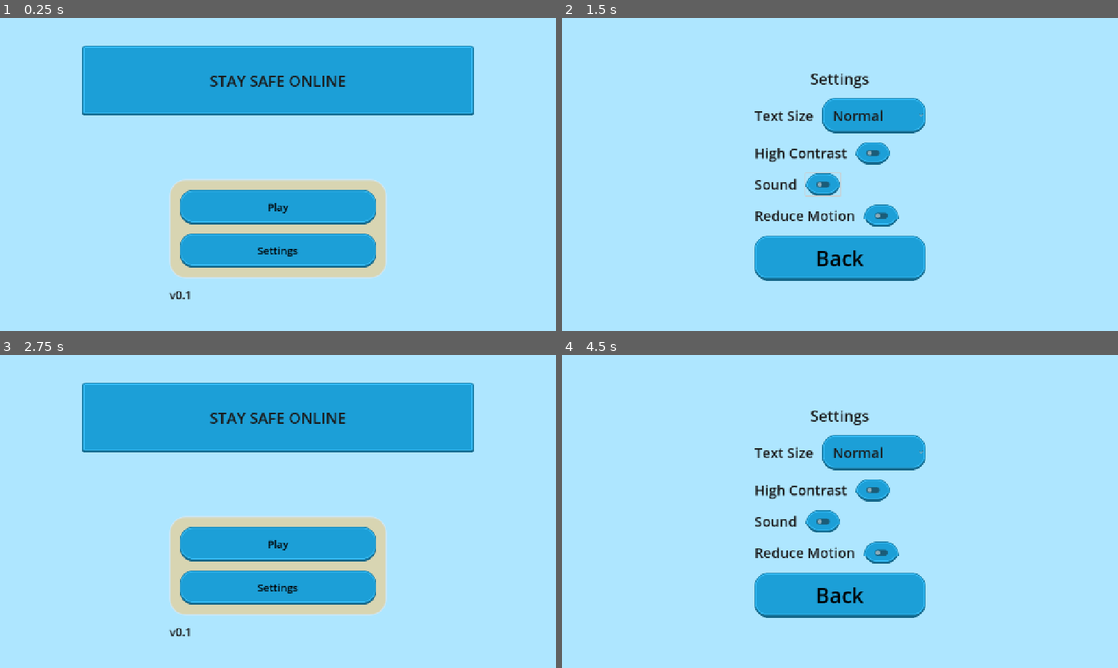
Above: before the commit, frames 1-4 (two rows, left to right).
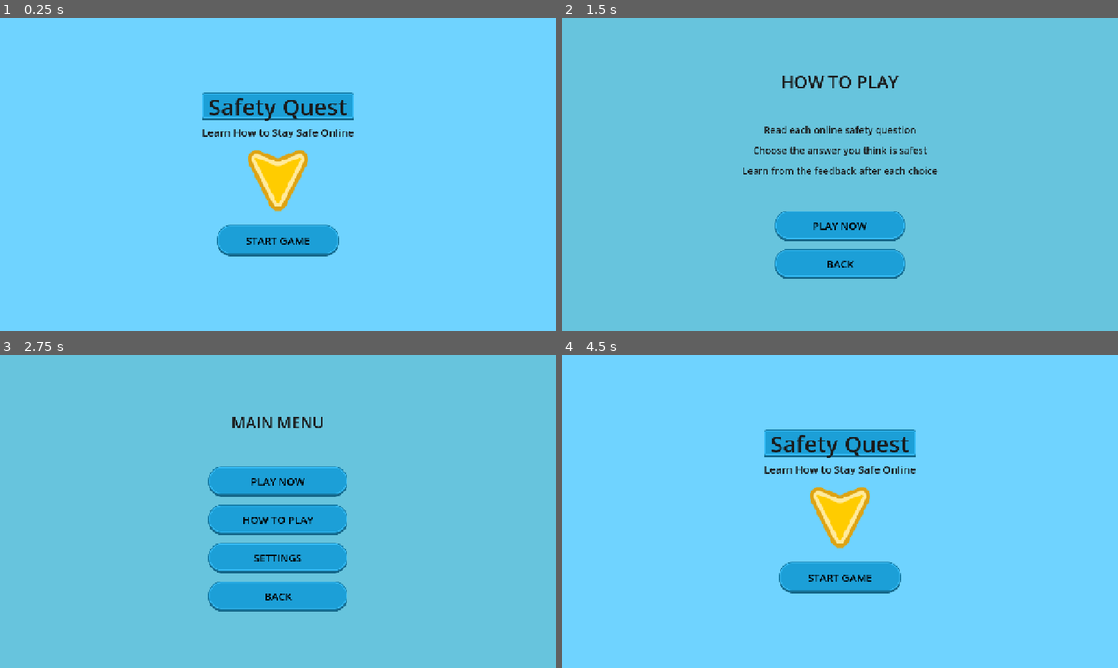
Above: after the commit, the same moments.

Repository: stackedStewart/online-safety-gamified-prototype
Game: Godot game, scene res://scenes/main.tscn
Two runs of this game, one before a commit and one after it. Both use one fixed random seed, a clock stepped at 60 frames per second and the inputs below.
Inputs (mouse positions are in pixels of both pictures, inside the frame that each line leads up to):
- Up to frame 1 (0.25 s): no input
- Up to frame 2 (1.5 s): click (840, 249) at 0.5 s, where only the run before the commit has a clickable "Settings"; click (840, 183) at 1.25 s, where only the run after the commit has a clickable "HOW TO PLAY"
- Up to frame 3 (2.75 s): click "Back" (after the commit: "BACK") at 2 s
- Up to frame 4 (4.5 s): click "Settings" (after the commit: "SETTINGS") at 2.75 s; click "Back" at 3.5 s; click (840, 596) at 4.25 s, where only the run after the commit has a clickable "BACK"

The runs differ from the first frame. In frame 1, 98% of the frame differs, in the area x 0-100%, y 0-100%; in frame 2, 98%; in frame 3, 97%; in frame 4, 99%.

Commit message:
additional UI fixed

Diff:
--- a/project.godot
+++ b/project.godot
@@ -14,6 +14,8 @@
 run/main_scene="uid://c1o7cfu53icnv"
 config/features=PackedStringArray("4.5", "GL Compatibility")
 config/icon="res://icon.svg"
+config/snap/snap_2d_transforms_to_pixel=false
+config/hdr_2d=false
 
 [autoload]
 
@@ -29,5 +31,7 @@
 
 [rendering]
 
+textures/canvas_textures/default_texture_filter=0
+textures/canvas_textures/default_texture_repeat=1
 renderer/rendering_method="gl_compatibility"
 renderer/rendering_method.mobile="gl_compatibility"
--- /dev/null
+++ b/scenes/how_to_play.gd
@@ -0,0 +1,28 @@
+extends Control
+
+@onready var play_now_button: Button = $Margin/Layout/ButtonWrap/ButtonColumn/PlayNowButton
+@onready var back_button: Button = $Margin/Layout/ButtonWrap/ButtonColumn/BackButton
+@onready var background: ColorRect = $Background
+
+func _ready() -> void:
+	play_now_button.pressed.connect(_on_play_now_pressed)
+	back_button.pressed.connect(_on_back_pressed)
+
+	if not Settings.changed.is_connected(apply_accessibility):
+		Settings.changed.connect(apply_accessibility)
+
+	apply_accessibility()
+
+func _on_play_now_pressed() -> void:
+	get_tree().change_scene_to_file("res://scenes/challenge_shell.tscn")
+
+func _on_back_pressed() -> void:
+	get_tree().change_scene_to_file("res://scenes/menu.tscn")
+
+func apply_accessibility() -> void:
+	UITheme.apply_theme(self)
+
+	if Settings.high_contrast:
+		background.color = Color.BLACK
+	else:
+		background.color = Color("67c4dd")
--- /dev/null
+++ b/scenes/how_to_play.tscn
@@ -0,0 +1,111 @@
+[gd_scene load_steps=2 format=3 uid="uid://drkncs0ktmyby"]
+
+[ext_resource type="Script" uid="uid://cvtflwxi0y7x1" path="res://scenes/how_to_play.gd" id="1_d4i75"]
+
+[node name="HowToPlay" type="Control"]
+layout_mode = 3
+anchors_preset = 15
+anchor_right = 1.0
+anchor_bottom = 1.0
+grow_horizontal = 2
+grow_vertical = 2
+script = ExtResource("1_d4i75")
+
+[node name="Background" type="ColorRect" parent="."]
+layout_mode = 1
+anchors_preset = 15
+anchor_right = 1.0
+anchor_bottom = 1.0
+grow_horizontal = 2
+grow_vertical = 2
+color = Color(0.40392157, 0.76862746, 0.8666667, 1)
+
+[node name="Margin" type="MarginContainer" parent="."]
+layout_mode = 1
+anchors_preset = 15
+anchor_right = 1.0
+anchor_bottom = 1.0
+grow_horizontal = 2
+grow_vertical = 2
+theme_override_constants/margin_left = 80
+theme_override_constants/margin_top = 60
+theme_override_constants/margin_right = 80
+theme_override_constants/margin_bottom = 60
+
+[node name="Layout" type="VBoxContainer" parent="Margin"]
+layout_mode = 2
+alignment = 1
+
+[node name="TopSpacer" type="Control" parent="Margin/Layout"]
+custom_minimum_size = Vector2(0, 60)
+layout_mode = 2
+
+[node name="TitleLabel" type="Label" parent="Margin/Layout"]
+layout_mode = 2
+theme_override_font_sizes/font_size = 40
+text = "HOW TO PLAY"
+horizontal_alignment = 1
+
+[node name="TitleGap" type="Control" parent="Margin/Layout"]
+custom_minimum_size = Vector2(0, 28)
+layout_mode = 2
+
+[node name="InstructionWrap" type="CenterContainer" parent="Margin/Layout"]
+layout_mode = 2
+size_flags_vertical = 4
+
+[node name="InstructionColumn" type="VBoxContainer" parent="Margin/Layout/InstructionWrap"]
+layout_mode = 2
+theme_override_constants/separation = 16
+alignment = 1
+
+[node name="Step1Label" type="Label" parent="Margin/Layout/InstructionWrap/InstructionColumn"]
+custom_minimum_size = Vector2(520, 0)
+layout_mode = 2
+theme_override_font_sizes/font_size = 22
+text = "Read each online safety question"
+horizontal_alignment = 1
+autowrap_mode = 3
+
+[node name="Step2Label" type="Label" parent="Margin/Layout/InstructionWrap/InstructionColumn"]
+custom_minimum_size = Vector2(520, 0)
+layout_mode = 2
+theme_override_font_sizes/font_size = 22
+text = "Choose the answer you think is safest"
+horizontal_alignment = 1
+autowrap_mode = 3
+
+[node name="Step3Label" type="Label" parent="Margin/Layout/InstructionWrap/InstructionColumn"]
+custom_minimum_size = Vector2(520, 0)
+layout_mode = 2
+theme_override_font_sizes/font_size = 22
+text = "Learn from the feedback after each choice"
+horizontal_alignment = 1
+autowrap_mode = 3
+
+[node name="ButtonGap" type="Control" parent="Margin/Layout"]
+custom_minimum_size = Vector2(0, 36)
+layout_mode = 2
+
+[node name="ButtonWrap" type="CenterContainer" parent="Margin/Layout"]
+layout_mode = 2
+size_flags_vertical = 4
+
+[node name="ButtonColumn" type="VBoxContainer" parent="Margin/Layout/ButtonWrap"]
+layout_mode = 2
+theme_override_constants/separation = 18
+alignment = 1
+
+[node name="PlayNowButton" type="Button" parent="Margin/Layout/ButtonWrap/ButtonColumn"]
+custom_minimum_size = Vector2(300, 64)
+layout_mode = 2
+text = "PLAY NOW"
+
+[node name="BackButton" type="Button" parent="Margin/Layout/ButtonWrap/ButtonColumn"]
+custom_minimum_size = Vector2(300, 64)
+layout_mode = 2
+text = "BACK"
+
+[node name="BottomSpacer" type="Control" parent="Margin/Layout"]
+custom_minimum_size = Vector2(0, 60)
+layout_mode = 2
--- a/scenes/main.gd
+++ b/scenes/main.gd
@@ -1,7 +1,8 @@
 extends Node
 
+# directs to start/splash screen
 func _ready() -> void:
-	call_deferred("_go_to_menu")
+	call_deferred("_go_to_start")
 
-func _go_to_menu() -> void:
-	get_tree().change_scene_to_file("res://scenes/menu.tscn")
+func _go_to_start() -> void:
+	get_tree().change_scene_to_file("res://scenes/start.tscn")
--- a/scenes/menu.gd
+++ b/scenes/menu.gd
@@ -1,12 +1,17 @@
 extends Control
 
-@onready var play_button: Button = $CenterContainer/Margin/Layout/MenuCard/Buttons/PlayButton
-@onready var settings_button: Button = $CenterContainer/Margin/Layout/MenuCard/Buttons/SettingsButton
+@onready var play_button: Button = $Margin/Layout/ButtonWrap/ButtonColumn/PlayButton
+@onready var how_to_play_button: Button = $Margin/Layout/ButtonWrap/ButtonColumn/HowToPlayButton
+@onready var settings_button: Button = $Margin/Layout/ButtonWrap/ButtonColumn/SettingsButton
+@onready var back_button: Button = $Margin/Layout/ButtonWrap/ButtonColumn/BackButton
+@onready var background: ColorRect = $Background
 
 func _ready() -> void:
 	# Button signals (code-based connection)
 	play_button.pressed.connect(_on_play_pressed)
 	settings_button.pressed.connect(_on_settings_pressed)
+	back_button.pressed.connect(_on_back_pressed)
+	how_to_play_button.pressed.connect(_on_how_to_play_pressed)
 
 	# Apply accessibility now + whenever Settings change
 	Settings.changed.connect(apply_accessibility)
@@ -16,21 +21,26 @@
 	GameState.reset_run()
 	get_tree().change_scene_to_file("res://scenes/challenge_shell.tscn")
 
+func _on_how_to_play_pressed() -> void:
+	get_tree().change_scene_to_file("res://scenes/how_to_play.tscn")
+
 func _on_settings_pressed() -> void:
 	get_tree().change_scene_to_file("res://scenes/settings_screen.tscn")
 
+func _on_back_pressed() -> void:
+	get_tree().change_scene_to_file("res://scenes/start.tscn")
+
 
 func apply_accessibility() -> void:
+	UITheme.apply_theme(self)
 
 	# Background (optional)
 	var bg := get_node_or_null("Background")
 	if bg != null and bg is ColorRect:
-		(bg as ColorRect).color = Color("#000000") if Settings.high_contrast else Color("#AEE6FF")
+		(bg as ColorRect).color = Color("#000000") if Settings.high_contrast else Color("#67c4dd")
 
 
 
-	var title := $CenterContainer/Margin/Layout/Header/TitleWrap/TitleBanner/TitleLabel
+	var title := $Margin/Layout/TitleLabel
 	if title:
 		title.add_theme_font_size_override("font_size", int(36 * Settings.text_scale))
-
-	UITheme.apply_theme(self)
--- a/scenes/menu.tscn
+++ b/scenes/menu.tscn
@@ -1,7 +1,6 @@
-[gd_scene load_steps=3 format=3 uid="uid://4nwf3xcpg3qf"]
+[gd_scene load_steps=2 format=3 uid="uid://4nwf3xcpg3qf"]
 
 [ext_resource type="Script" uid="uid://b7x8t1yijfand" path="res://scenes/menu.gd" id="1_yqeox"]
-[ext_resource type="Texture2D" uid="uid://dxt23h4qwmqtg" path="res://assets/ui/kenney/titleBanner/button_rectangle_depth_flat.png" id="3_con2f"]
 
 [node name="Menu" type="Control"]
 layout_mode = 3
@@ -19,95 +18,67 @@
 anchor_bottom = 1.0
 grow_horizontal = 2
 grow_vertical = 2
-color = Color(0.43529412, 0.827451, 1, 1)
+color = Color(0.40392157, 0.76862746, 0.8666667, 1)
 
-[node name="CenterContainer" type="CenterContainer" parent="."]
-custom_minimum_size = Vector2(900, 0)
+[node name="Margin" type="MarginContainer" parent="."]
 layout_mode = 1
 anchors_preset = 15
 anchor_right = 1.0
 anchor_bottom = 1.0
 grow_horizontal = 2
 grow_vertical = 2
+theme_override_constants/margin_left = 80
+theme_override_constants/margin_top = 60
+theme_override_constants/margin_right = 80
+theme_override_constants/margin_bottom = 60
 
-[node name="Margin" type="MarginContainer" parent="CenterContainer"]
+[node name="Layout" type="VBoxContainer" parent="Margin"]
+layout_mode = 2
+alignment = 1
+
+[node name="TopSpacer" type="Control" parent="Margin/Layout"]
+custom_minimum_size = Vector2(0, 70)
 layout_mode = 2
 
-[node name="Layout" type="VBoxContainer" parent="CenterContainer/Margin"]
+[node name="TitleLabel" type="Label" parent="Margin/Layout"]
+layout_mode = 2
+theme_override_font_sizes/font_size = 40
+text = "MAIN MENU"
+horizontal_alignment = 1
+
+[node name="TitleGap" type="Control" parent="Margin/Layout"]
+custom_minimum_size = Vector2(0, 36)
 layout_mode = 2
 
-[node name="Header" type="VBoxContainer" parent="CenterContainer/Margin/Layout"]
-layout_mode = 2
-theme_override_constants/separation = 32
-
-[node name="TitleWrap" type="Control" parent="CenterContainer/Margin/Layout/Header"]
-custom_minimum_size = Vector2(0, 160)
+[node name="ButtonWrap" type="CenterContainer" parent="Margin/Layout"]
 layout_mode = 2
 size_flags_vertical = 4
 
-[node name="TitleBanner" type="NinePatchRect" parent="CenterContainer/Margin/Layout/Header/TitleWrap"]
-custom_minimum_size = Vector2(900, 140)
-layout_mode = 1
-anchors_preset = 15
-anchor_right = 1.0
-anchor_bottom = 1.0
-grow_horizontal = 2
-grow_vertical = 2
-texture = ExtResource("3_con2f")
-patch_margin_left = 32
-patch_margin_top = 32
-patch_margin_right = 32
-patch_margin_bottom = 32
+[node name="ButtonColumn" type="VBoxContainer" parent="Margin/Layout/ButtonWrap"]
+layout_mode = 2
+theme_override_constants/separation = 18
+alignment = 1
 
-[node name="TitleLabel" type="Label" parent="CenterContainer/Margin/Layout/Header/TitleWrap/TitleBanner" groups=["ui_title"]]
-layout_mode = 1
-anchors_preset = 15
-anchor_right = 1.0
-anchor_bottom = 1.0
-grow_horizontal = 2
-grow_vertical = 2
-text = "STAY SAFE ONLINE"
-horizontal_alignment = 1
-vertical_alignment = 1
+[node name="PlayButton" type="Button" parent="Margin/Layout/ButtonWrap/ButtonColumn"]
+custom_minimum_size = Vector2(320, 64)
+layout_mode = 2
+text = "PLAY NOW"
 
-[node name="SubtitleLabel" type="Label" parent="CenterContainer/Margin/Layout/Header" groups=["ui_hud", "ui_title"]]
+[node name="HowToPlayButton" type="Button" parent="Margin/Layout/ButtonWrap/ButtonColumn"]
+custom_minimum_size = Vector2(320, 64)
 layout_mode = 2
+text = "HOW TO PLAY"
 
-[node name="SpaceTop" type="Control" parent="CenterContainer/Margin/Layout/Header"]
+[node name="SettingsButton" type="Button" parent="Margin/Layout/ButtonWrap/ButtonColumn"]
+custom_minimum_size = Vector2(320, 64)
 layout_mode = 2
-size_flags_vertical = 3
+text = "SETTINGS"
 
-[node name="SpaceHeaderCard" type="Control" parent="CenterContainer/Margin/Layout"]
+[node name="BackButton" type="Button" parent="Margin/Layout/ButtonWrap/ButtonColumn"]
+custom_minimum_size = Vector2(320, 64)
 layout_mode = 2
-size_flags_vertical = 4
+text = "BACK"
 
-[node name="MenuCard" type="PanelContainer" parent="CenterContainer/Margin/Layout"]
-custom_minimum_size = Vector2(500, 0)
+[node name="BottomSpacer" type="Control" parent="Margin/Layout"]
+custom_minimum_size = Vector2(0, 70)
 layout_mode = 2
-size_flags_vertical = 3
-
-[node name="Buttons" type="VBoxContainer" parent="CenterContainer/Margin/Layout/MenuCard"]
-custom_minimum_size = Vector2(100, 0)
-layout_mode = 2
-
-[node name="PlayButton" type="Button" parent="CenterContainer/Margin/Layout/MenuCard/Buttons"]
-custom_minimum_size = Vector2(0, 80)
-layout_mode = 2
-text = "Play"
-
-[node name="SettingsButton" type="Button" parent="CenterContainer/Margin/Layout/MenuCard/Buttons"]
-custom_minimum_size = Vector2(0, 80)
-layout_mode = 2
-text = "Settings"
-
-[node name="Footer" type="HBoxContainer" parent="CenterContainer/Margin/Layout"]
-layout_mode = 2
-
-[node name="VersionLabel" type="Label" parent="CenterContainer/Margin/Layout/Footer"]
-layout_mode = 2
-text = "v0.1"
-
-[node name="Stretch" type="Control" parent="CenterContainer/Margin/Layout/Footer"]
-layout_mode = 2
-
-[connection signal="pressed" from="CenterContainer/Margin/Layout/MenuCard/Buttons/SettingsButton" to="." method="_on_settings_button_pressed"]
--- /dev/null
+++ b/scenes/start.gd
@@ -0,0 +1,24 @@
+extends Control
+
+@onready var start_button: Button = $Margin/Layout/ButtonWrap/StartButton
+@onready var background: ColorRect = $Background
+
+func _ready() -> void:
+	start_button.pressed.connect(_on_start_pressed)
+
+	if not Settings.changed.is_connected(apply_accessibility):
+		Settings.changed.connect(apply_accessibility)
+
+	apply_accessibility()
+
+func _on_start_pressed() -> void:
+	get_tree().change_scene_to_file("res://scenes/menu.tscn")
+
+func apply_accessibility() -> void:
+	UITheme.apply_theme(self)
+
+	# Keep title screen specific background behaviour here
+	if Settings.high_contrast:
+		background.color = Color.BLACK
+	else:
+		background.color = Color("6fd3ff")
--- a/scenes/start.tscn
+++ b/scenes/start.tscn
@@ -1,27 +1,109 @@
-[gd_scene format=3 uid="uid://c4r0s3tvmvqts"]
+[gd_scene load_steps=4 format=3 uid="uid://c4r0s3tvmvqts"]
+
+[ext_resource type="Script" uid="uid://vvea4yfmd6iq" path="res://scenes/start.gd" id="1_jaeev"]
+[ext_resource type="Texture2D" uid="uid://dxt23h4qwmqtg" path="res://assets/ui/kenney/titleBanner/button_rectangle_depth_flat.png" id="2_bodal"]
+[ext_resource type="Texture2D" uid="uid://c3sar0fw0qtyt" path="res://assets/ui/kenney/icon/arrow_decorative_s.png" id="2_u80x2"]
 
 [node name="Start" type="Control"]
 layout_mode = 3
-anchors_preset = 0
-offset_right = 40.0
-offset_bottom = 40.0
+anchors_preset = 15
+anchor_right = 1.0
+anchor_bottom = 1.0
+grow_horizontal = 2
+grow_vertical = 2
+script = ExtResource("1_jaeev")
+
+[node name="Background" type="ColorRect" parent="."]
+layout_mode = 1
+anchors_preset = 15
+anchor_right = 1.0
+anchor_bottom = 1.0
+grow_horizontal = 2
+grow_vertical = 2
+color = Color(0.40392157, 0.76862746, 0.8666667, 1)
 
 [node name="Margin" type="MarginContainer" parent="."]
-layout_mode = 0
-offset_right = 40.0
-offset_bottom = 40.0
+layout_mode = 1
+anchors_preset = 15
+anchor_right = 1.0
+anchor_bottom = 1.0
+grow_horizontal = 2
+grow_vertical = 2
+theme_override_constants/margin_left = 80
+theme_override_constants/margin_top = 60
+theme_override_constants/margin_right = 80
+theme_override_constants/margin_bottom = 60
 
 [node name="Layout" type="VBoxContainer" parent="Margin"]
 layout_mode = 2
+size_flags_horizontal = 4
+size_flags_vertical = 4
+theme_override_constants/separation = 0
 
-[node name="TitleLabel" type="Label" parent="Margin/Layout"]
+[node name="TopSpacer" type="Control" parent="Margin/Layout"]
+custom_minimum_size = Vector2(0, 60)
 layout_mode = 2
 
-[node name="MascotPlaceholder" type="TextureRect" parent="Margin/Layout"]
+[node name="TitleWrap" type="VBoxContainer" parent="Margin/Layout"]
+layout_mode = 2
+size_flags_horizontal = 4
+size_flags_vertical = 4
+theme_override_constants/separation = 10
+alignment = 1
+
+[node name="NinePatchRect" type="NinePatchRect" parent="Margin/Layout/TitleWrap"]
+layout_mode = 2
+texture = ExtResource("2_bodal")
+patch_margin_left = 32
+patch_margin_top = 32
+patch_margin_right = 32
+patch_margin_bottom = 32
+
+[node name="TitleLabel" type="Label" parent="Margin/Layout/TitleWrap/NinePatchRect"]
+layout_mode = 1
+anchors_preset = 15
+anchor_right = 1.0
+anchor_bottom = 1.0
+grow_horizontal = 2
+grow_vertical = 2
+size_flags_horizontal = 4
+theme_override_font_sizes/font_size = 52
+text = "Safety Quest"
+horizontal_alignment = 1
+vertical_alignment = 1
+
+[node name="SubtitleLabel" type="Label" parent="Margin/Layout/TitleWrap"]
+layout_mode = 2
+theme_override_font_sizes/font_size = 24
+text = "Learn How to Stay Safe Online"
+horizontal_alignment = 1
+
+[node name="MiddleGap" type="Control" parent="Margin/Layout"]
+custom_minimum_size = Vector2(0, 24)
 layout_mode = 2
 
-[node name="StartButton" type="Button" parent="Margin/Layout"]
+[node name="IconWrap" type="CenterContainer" parent="Margin/Layout"]
 layout_mode = 2
 
-[node name="SmallText" type="Label" parent="Margin/Layout"]
+[node name="IconTexture" type="TextureRect" parent="Margin/Layout/IconWrap"]
+custom_minimum_size = Vector2(140, 140)
 layout_mode = 2
+texture = ExtResource("2_u80x2")
+expand_mode = 3
+stretch_mode = 5
+
+[node name="LargeGap" type="Control" parent="Margin/Layout"]
+custom_minimum_size = Vector2(0, 32)
+layout_mode = 2
+
+[node name="ButtonWrap" type="CenterContainer" parent="Margin/Layout"]
+layout_mode = 2
+
+[node name="StartButton" type="Button" parent="Margin/Layout/ButtonWrap"]
+custom_minimum_size = Vector2(280, 72)
+layout_mode = 2
+text = "START GAME"
+
+[node name="BottomSpacer" type="Control" parent="Margin/Layout"]
+custom_minimum_size = Vector2(0, 60)
+layout_mode = 2
--- a/scripts/Settings.gd
+++ b/scripts/Settings.gd
@@ -6,11 +6,11 @@
 
 # --- Accessibility ---
 var text_scale: float = 1.0
-var high_contrast: bool = false
-var reduce_motion: bool = false
+var high_contrast: bool = false # disabled by default
+var reduce_motion: bool = false # disabled by default
 
 # --- Audio ---
-var sound_enabled: bool = true
+var sound_enabled: bool = true # enabled by default
 
 func set_text_scale(value: float) -> void:
 	text_scale = value
--- a/ui/themes/theme_default.tres
+++ b/ui/themes/theme_default.tres
@@ -52,7 +52,7 @@
 content_margin_top = 20.0
 content_margin_right = 20.0
 content_margin_bottom = 20.0
-bg_color = Color(0.8465653, 0.83397764, 0.6969193, 1)
+bg_color = Color(0.84705883, 0.8352941, 0.69803923, 1)
 border_width_left = 4
 border_width_top = 4
 border_width_right = 4
--- a/ui/themes/theme_high_contrast.tres
+++ b/ui/themes/theme_high_contrast.tres
@@ -17,6 +17,7 @@
 content_margin_right = 18.0
 content_margin_bottom = 12.0
 bg_color = Color(0.92941177, 0.92941177, 0.92941177, 1)
+border_color = Color(0, 0, 0, 1)
 corner_radius_top_left = 18
 corner_radius_top_right = 18
 corner_radius_bottom_right = 18
@@ -28,6 +29,7 @@
 content_margin_right = 18.0
 content_margin_bottom = 12.0
 bg_color = Color(1, 1, 1, 1)
+border_color = Color(0, 0, 0, 1)
 corner_radius_top_left = 22
 corner_radius_top_right = 22
 corner_radius_bottom_right = 22
Binary file added: assets/ui/kenney/icon/arrow_basic_s_small.png
Not shown, added: assets/ui/kenney/icon/arrow_basic_s_small.png.import
Binary file added: assets/ui/kenney/icon/arrow_decorative_s.png
Not shown, added: assets/ui/kenney/icon/arrow_decorative_s.png.import
Not shown, added: scenes/how_to_play.gd.uid
Not shown, added: scenes/start.gd.uid
